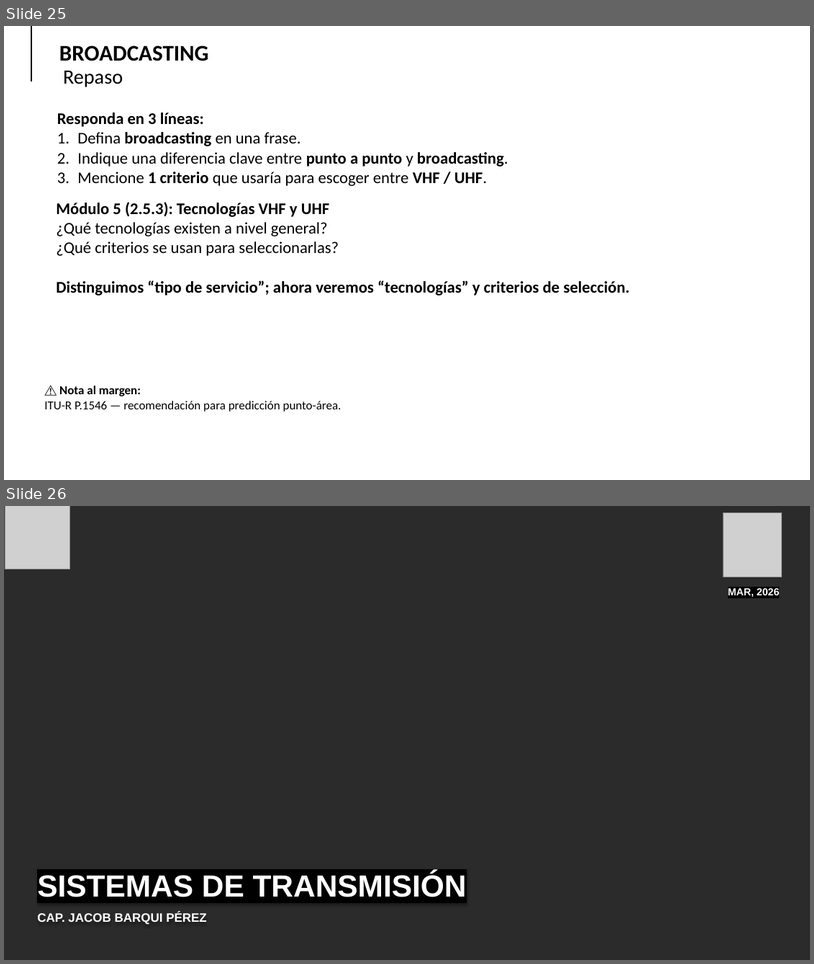
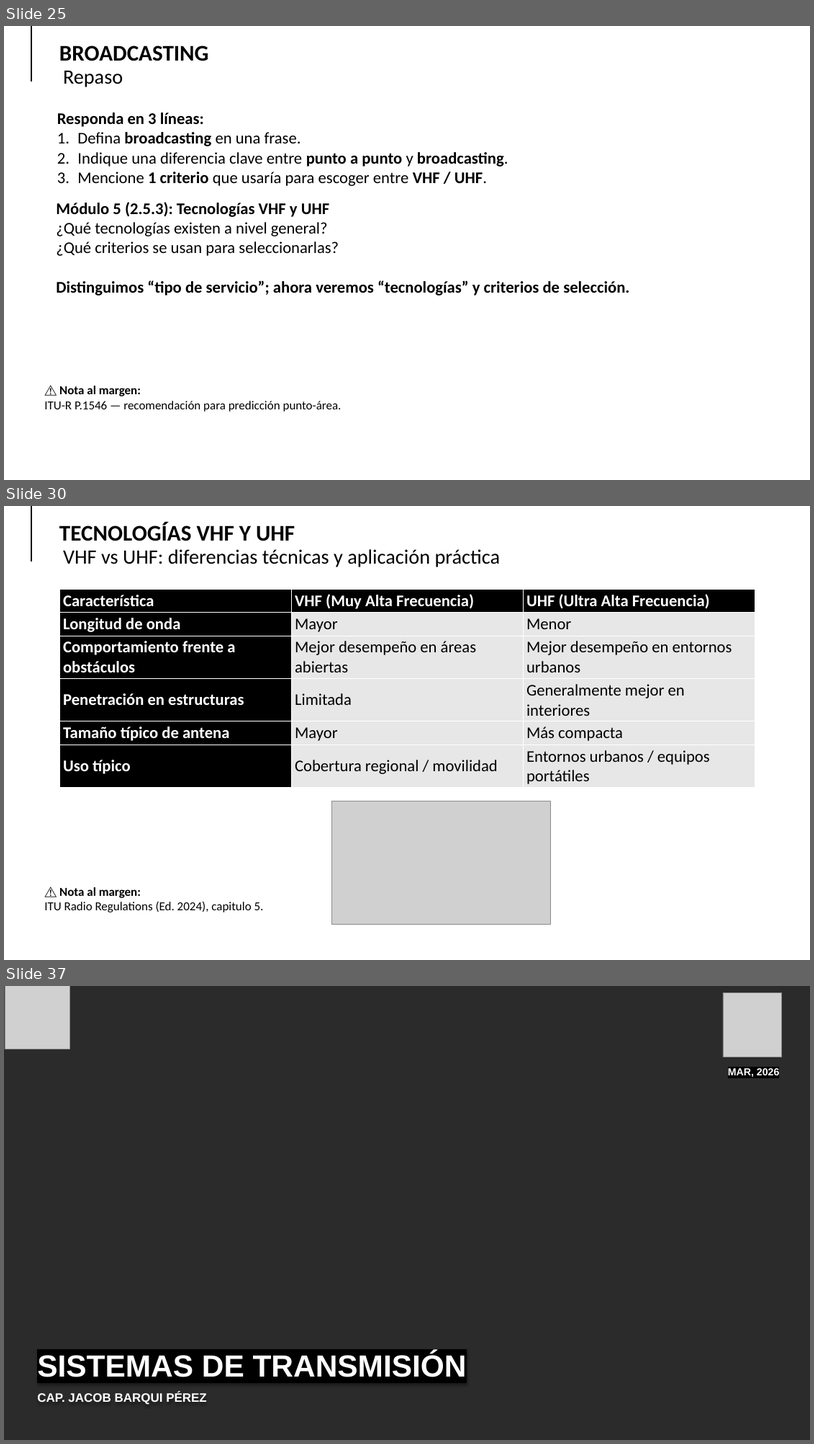
Before and after one commit to Milesfox04/Sistemas-de-transmision, a slide deck: clases/24-03-26/sesion 15-16-17-18-19-20 2026.pptx. Shown one above the other, each under a label of ours: slides 25 and 26 before the commit, slides 25, 30 and 37 after it; the slides between them are not shown. The pictures are 814x964 and 814x1444 pixels, drawn with LibreOffice and Linux fonts; fonts in the diff are those of the drawing; grey boxes stand for pictures; background and template pictures are left out; a plain dark background stands for a picture behind light text. Boxes give left, top, right and bottom in pixels: in the first picture for what was removed or moved away, otherwise in the second. Text is boxed around its words. In the diff, an @@ line names an element or a change of style, - is before the commit and + after.

```diff
--- a/clases/24-03-26/sesion 15-16-17-18-19-20 2026.pptx
+++ b/clases/24-03-26/sesion 15-16-17-18-19-20 2026.pptx
@@ slide 30 added at [4, 506, 810, 960], background picture (left out) @@
@@ line added from (31, 506) to (31, 561), #000000 2.5 pt @@
@@ text added at [59, 522, 295, 541], 44 pt, text #000000, bold @@
+TECNOLOGÍAS VHF Y UHF
@@ text added at [63, 549, 501, 567], 40 pt, text #000000 @@
+VHF vs UHF: diferencias técnicas y aplicación práctica
@@ table added at [59, 589, 755, 787], 6 rows, 3 columns @@
+Característica | VHF (Muy Alta Frecuencia) | UHF (Ultra Alta Frecuencia)
+Longitud de onda | Mayor | Menor
+Comportamiento frente a obstáculos | Mejor desempeño en áreas abiertas | Mejor desempeño en entornos urbanos
+Penetración en estructuras | Limitada | Generalmente mejor en interiores
+Tamaño típico de antena | Mayor | Más compacta
+Uso típico | Cobertura regional / movilidad | Entornos urbanos / equipos portátiles
@@ picture added at [332, 800, 550, 924] @@
@@ text added at [44, 886, 264, 912], 24 pt, text #000000 @@
+⚠️ Nota al margen:
+ITU Radio Regulations (Ed. 2024), capitulo 5.
@@ what was slide 26 is now slide 37 @@
```
Also in this commit, not shown: 10 other slides added, 3 other files.
